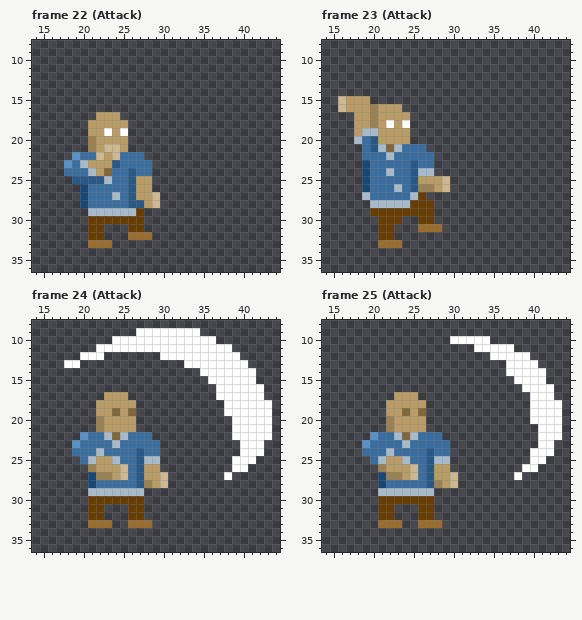
One commit to this pixel-art file: HumanMelee1.aseprite. The picture above is the old version.
48x48 pixels, 27 frames. Shown: frame 22 (Attack): x 14..44, y 8..36; frame 23 (Attack): x 14..44, y 8..36; frame 24 (Attack): x 14..44, y 8..36; frame 25 (Attack): x 14..44, y 8..36. The commit also changed other frames, which this record leaves out.
The result:
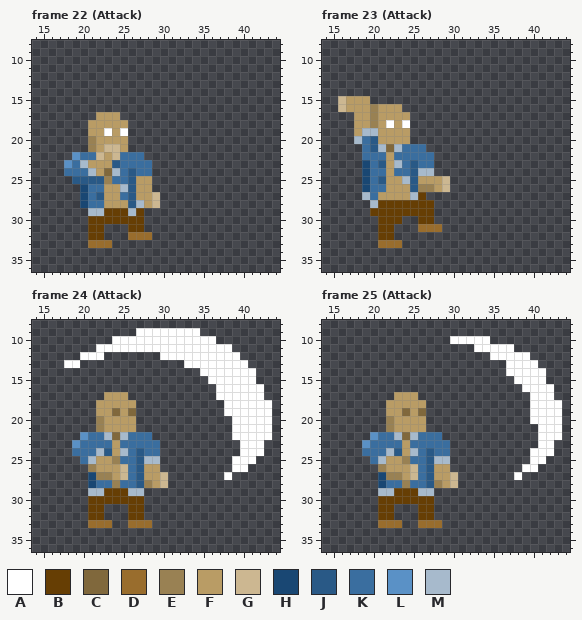
Palette (. is transparent): A #ffffff  B #663e04  C #80683c  D #996d2d  E #998153  F #b99c65  G #ccb791  H #194773  J #295986  K #3a6e9f  L #5a91c6  M #a7bacc
From old to new:
--- frame 22 (Attack), layer "gob"
@@ x 20..29 @@
 23 MFFFJKKKK.
-24 KMFCKKJKK.
-25 JJJMKKJFF.
-26 HKKKKKJFF.
-27 HKKKMKJFFG
-28 HKKKKKJJFG
-29 .MMMMMMB..
+24 KMFCMKJKK.
+25 JJJEKKJFF.
+26 HKKFFMJFF.
+27 HKJFFKJFFG
+28 HKKFFFJMFG
+29 .MMBBBMB..
 30 .BBBBBBB..
--- frame 23 (Attack), layer "gob"
@@ x 19..26 @@
 21 KJMCMKKK
-22 KKKMKKKK
-23 HKKKKKJK
-24 HKKMKKJM
-25 HKKKKKJF
-26 HKKKMKJE
-27 MKKKKKMB
-28 .MMMMMBB
+22 KKKFKKKK
+23 HKJFMKJK
+24 HKKFKKJM
+25 HKJFFMJF
+26 HKKFFFJE
+27 MKFFFFMB
+28 .MBBBBBB
 29 .BBBBBBB
--- frame 24 (Attack), layer "gob"
@@ x 21..27 @@
 22 KKMCMKK
-23 KKKMKKK
-24 KMKKKKJ
-25 MFFMKKJ
+23 KKKFKKK
+24 KMJFMKJ
+25 MFFEKKJ
 26 EFFFGKJ
 27 HEEFGKJ
-28 HKKKKKJ
-29 MMMMMMM
+28 HKKEKKJ
+29 MMBBBMM
 30 BBBBBBB
--- frame 25 (Attack), layer "gob": the same change as frame 24 (Attack)
